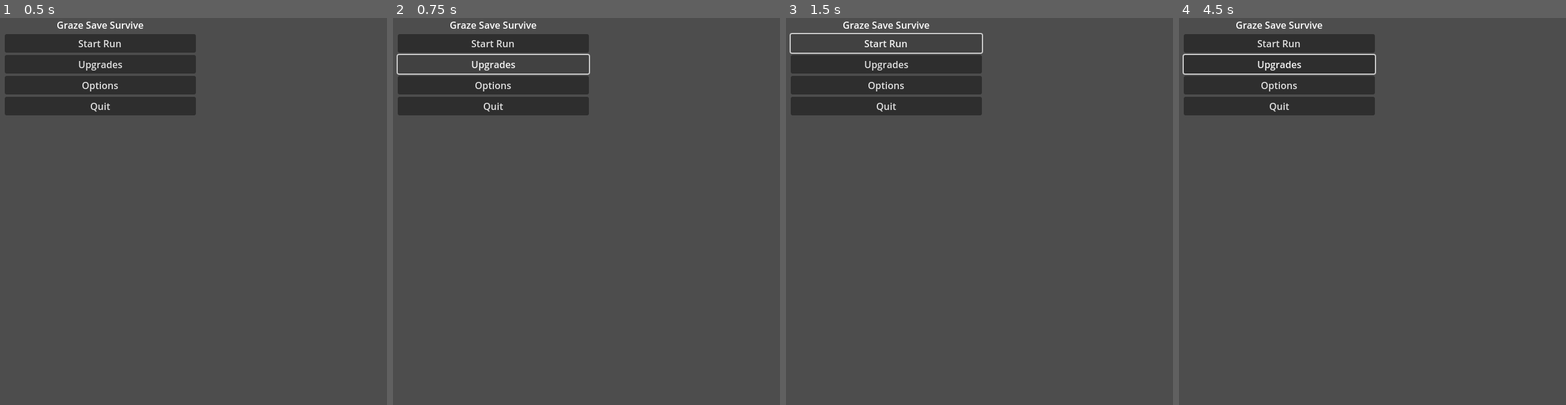
Above: before the commit, frames 1-4 (left to right).
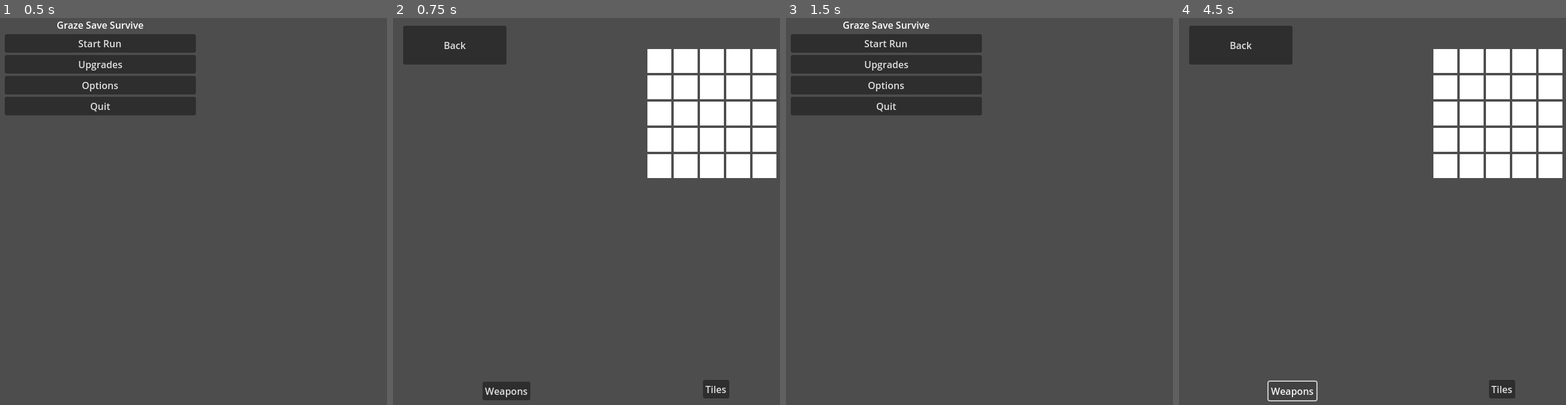
Above: after the commit, the same moments.

Repository: holiday-pettijohn/GrazeSaveSurvive
Game: Godot game, scene res://menu.tscn
Same seed, same stepped clock (60 frames per second), same inputs: the game is played once before the commit and once after it. Before the commit the project has no main scene; this scene is started directly in both runs.
Inputs (mouse positions are in pixels of both pictures, inside the frame that each line leads up to):
- Up to frame 1 (0.5 s): no input
- Up to frame 2 (0.75 s): click "Upgrades" at 0.5 s
- Up to frame 3 (1.5 s): click (847, 45) at 1.25 s, where only the run after the commit has a clickable "Back"
- Up to frame 4 (4.5 s): click "Start Run" at 2 s; click "Start Run" at 2.75 s; click "Upgrades" at 3.5 s; click (1291, 389) at 4.25 s, where only the run after the commit has a clickable "Weapons"

Frame 1 is identical in both runs. In frame 2, 18% of the frame differs, in the area x 0-100%, y 0-99%; in frame 3, 0.3%; in frame 4, 19%, in the area x 0-100%, y 0-100%.

Commit message:
Added scene changes from button press

Diff:
--- /dev/null
+++ b/BackButton.gd
@@ -0,0 +1,13 @@
+extends Button
+
+
+# Called when the node enters the scene tree for the first time.
+func _ready():
+	pass # Replace with function body.
+
+func _on_back_pressed():
+	get_tree().change_scene_to_file("res://menu.tscn")
+
+# Called every frame. 'delta' is the elapsed time since the previous frame.
+func _process(delta):
+	pass
--- /dev/null
+++ b/Upgrades_Button.gd
@@ -0,0 +1,16 @@
+extends Button
+
+
+# Called when the node enters the scene tree for the first time.
+func _ready():
+	pass # Replace with function body.
+
+func _on_upgrades_pressed():
+	get_tree().change_scene_to_file("res://upgrades.tscn")
+
+func _on_start_run_button_pressed():
+	pass # Replace with function body.
+
+# Called every frame. 'delta' is the elapsed time since the previous frame.
+func _process(_delta):
+	pass
--- a/menu.tscn
+++ b/menu.tscn
@@ -1,6 +1,7 @@
-[gd_scene load_steps=2 format=3 uid="uid://b5tulfxd2e8c8"]
+[gd_scene load_steps=3 format=3 uid="uid://b5tulfxd2e8c8"]
 
 [ext_resource type="Script" path="res://Button2.gd" id="1_8vvve"]
+[ext_resource type="Script" path="res://Upgrades_Button.gd" id="1_xjpvx"]
 
 [node name="MarginContainer" type="MarginContainer"]
 offset_right = 400.0
@@ -27,6 +28,7 @@
 [node name="Upgrades Button" type="Button" parent="VBoxContainer"]
 layout_mode = 2
 text = "Upgrades"
+script = ExtResource("1_xjpvx")
 
 [node name="Options Button" type="Button" parent="VBoxContainer"]
 layout_mode = 2
@@ -37,4 +39,6 @@
 text = "Quit"
 script = ExtResource("1_8vvve")
 
+[connection signal="pressed" from="VBoxContainer/Start Run Button" to="VBoxContainer/Upgrades Button" method="_on_start_run_button_pressed"]
+[connection signal="pressed" from="VBoxContainer/Upgrades Button" to="VBoxContainer/Upgrades Button" method="_on_upgrades_pressed"]
 [connection signal="pressed" from="VBoxContainer/Quit Button" to="VBoxContainer/Quit Button" method="_on_pressed"]
--- a/project.godot
+++ b/project.godot
@@ -11,6 +11,7 @@
 [application]
 
 config/name="Graze Save Survive"
+run/main_scene="res://menu.tscn"
 config/features=PackedStringArray("4.2", "Forward Plus")
 config/icon="res://icon.svg"
 
--- /dev/null
+++ b/upgrades.tscn
@@ -0,0 +1,142 @@
+[gd_scene load_steps=2 format=3 uid="uid://cgnr0wq45o5br"]
+
+[ext_resource type="Script" path="res://BackButton.gd" id="1_nde5e"]
+
+[node name="Upgrades" type="Node2D"]
+
+[node name="BackButton" type="Button" parent="."]
+offset_left = 49.0
+offset_top = 33.0
+offset_right = 222.0
+offset_bottom = 98.0
+text = "Back"
+script = ExtResource("1_nde5e")
+
+[node name="Weapons" type="Button" parent="."]
+offset_left = 182.0
+offset_top = 629.0
+offset_right = 262.0
+offset_bottom = 660.0
+text = "Weapons
+"
+
+[node name="Tiles" type="Button" parent="."]
+offset_left = 551.0
+offset_top = 626.0
+offset_right = 595.0
+offset_bottom = 657.0
+text = "Tiles
+"
+
+[node name="GridContainer" type="GridContainer" parent="."]
+offset_left = 458.0
+offset_top = 72.0
+offset_right = 768.0
+offset_bottom = 353.0
+columns = 5
+
+[node name="tile1_1" type="ColorRect" parent="GridContainer"]
+custom_minimum_size = Vector2(40, 40)
+layout_mode = 2
+
+[node name="tile1_2" type="ColorRect" parent="GridContainer"]
+custom_minimum_size = Vector2(40, 40)
+layout_mode = 2
+
+[node name="tile1_3" type="ColorRect" parent="GridContainer"]
+custom_minimum_size = Vector2(40, 40)
+layout_mode = 2
+
+[node name="tile1_4" type="ColorRect" parent="GridContainer"]
+custom_minimum_size = Vector2(40, 40)
+layout_mode = 2
+
+[node name="tile1_5" type="ColorRect" parent="GridContainer"]
+custom_minimum_size = Vector2(40, 40)
+layout_mode = 2
+
+[node name="tile2_1" type="ColorRect" parent="GridContainer"]
+custom_minimum_size = Vector2(40, 40)
+layout_mode = 2
+
+[node name="tile2_2" type="ColorRect" parent="GridContainer"]
+custom_minimum_size = Vector2(40, 40)
+layout_mode = 2
+
+[node name="tile2_3" type="ColorRect" parent="GridContainer"]
+custom_minimum_size = Vector2(40, 40)
+layout_mode = 2
+
+[node name="tile2_4" type="ColorRect" parent="GridContainer"]
+custom_minimum_size = Vector2(40, 40)
+layout_mode = 2
+
+[node name="tile2_5" type="ColorRect" parent="GridContainer"]
+custom_minimum_size = Vector2(40, 40)
+layout_mode = 2
+
+[node name="tile3_1" type="ColorRect" parent="GridContainer"]
+custom_minimum_size = Vector2(40, 40)
+layout_mode = 2
+
+[node name="tile3_2" type="ColorRect" parent="GridContainer"]
+custom_minimum_size = Vector2(40, 40)
+layout_mode = 2
+
+[node name="tile3_3" type="ColorRect" parent="GridContainer"]
+custom_minimum_size = Vector2(40, 40)
+layout_mode = 2
+
+[node name="tile3_4" type="ColorRect" parent="GridContainer"]
+custom_minimum_size = Vector2(40, 40)
+layout_mode = 2
+
+[node name="tile3_5" type="ColorRect" parent="GridContainer"]
+custom_minimum_size = Vector2(40, 40)
+layout_mode = 2
+
+[node name="tile4_1" type="ColorRect" parent="GridContainer"]
+custom_minimum_size = Vector2(40, 40)
+layout_mode = 2
+
+[node name="tile4_2" type="ColorRect" parent="GridContainer"]
+custom_minimum_size = Vector2(40, 40)
+layout_mode = 2
+
+[node name="tile4_3" type="ColorRect" parent="GridContainer"]
+custom_minimum_size = Vector2(40, 40)
+layout_mode = 2
+
+[node name="tile4_4" type="ColorRect" parent="GridContainer"]
+custom_minimum_size = Vector2(40, 40)
+layout_mode = 2
+
+[node name="tile4_5" type="ColorRect" parent="GridContainer"]
+custom_minimum_size = Vector2(40, 40)
+layout_mode = 2
+
+[node name="tile5_1" type="ColorRect" parent="GridContainer"]
+custom_minimum_size = Vector2(40, 40)
+layout_mode = 2
+
+[node name="tile5_2" type="ColorRect" parent="GridContainer"]
+custom_minimum_size = Vector2(40, 40)
+layout_mode = 2
+
+[node name="tile5_3" type="ColorRect" parent="GridContainer"]
+custom_minimum_size = Vector2(40, 40)
+layout_mode = 2
+
+[node name="tile5_4" type="ColorRect" parent="GridContainer"]
+custom_minimum_size = Vector2(40, 40)
+layout_mode = 2
+
+[node name="tile5_5" type="ColorRect" parent="GridContainer"]
+custom_minimum_size = Vector2(40, 40)
+layout_mode = 2
+
+[node name="RangedWeapon" type="Sprite2D" parent="."]
+
+[node name="MeleeWeapon" type="Sprite2D" parent="."]
+
+[connection signal="pressed" from="BackButton" to="BackButton" method="_on_back_pressed"]
